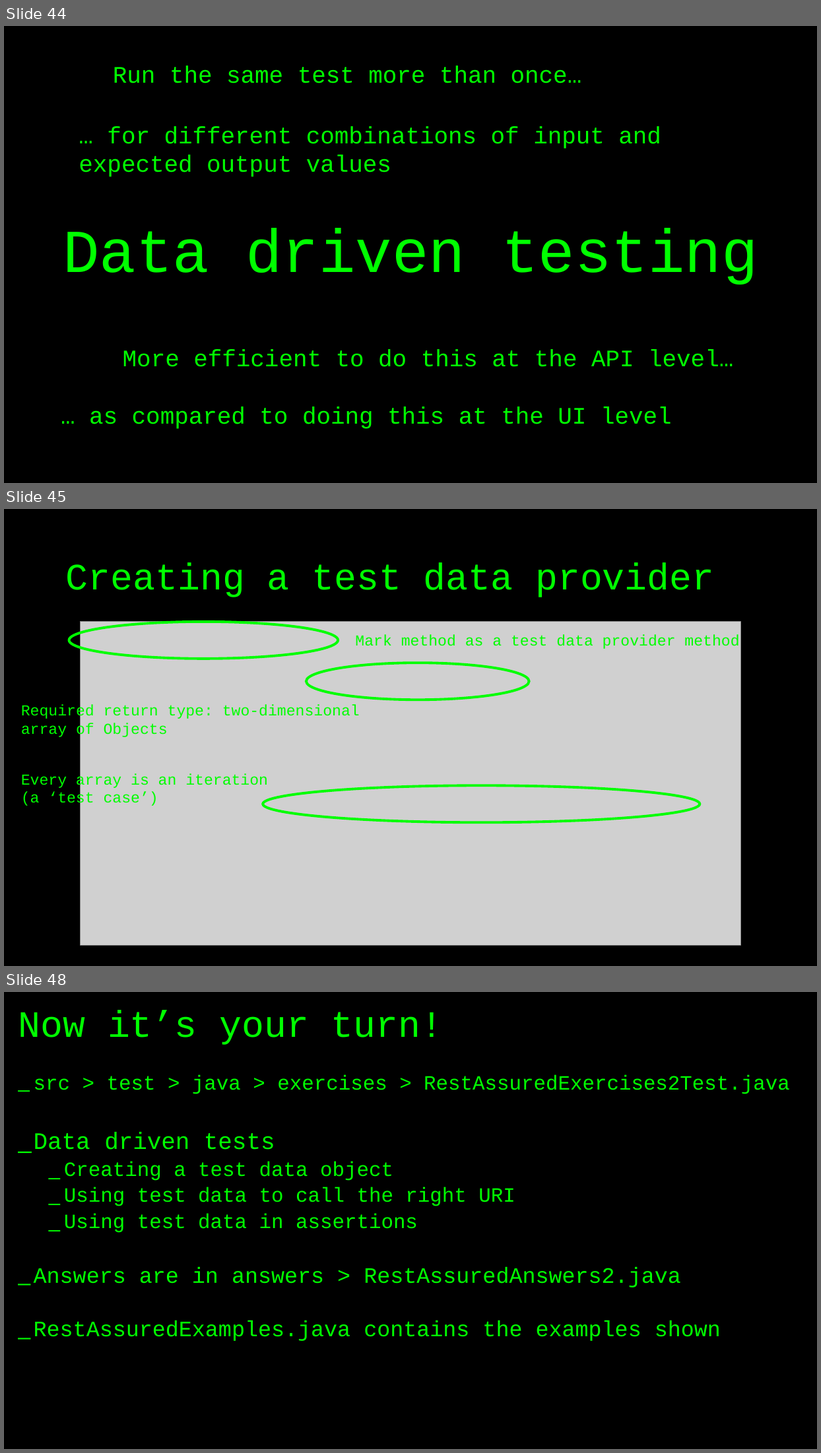
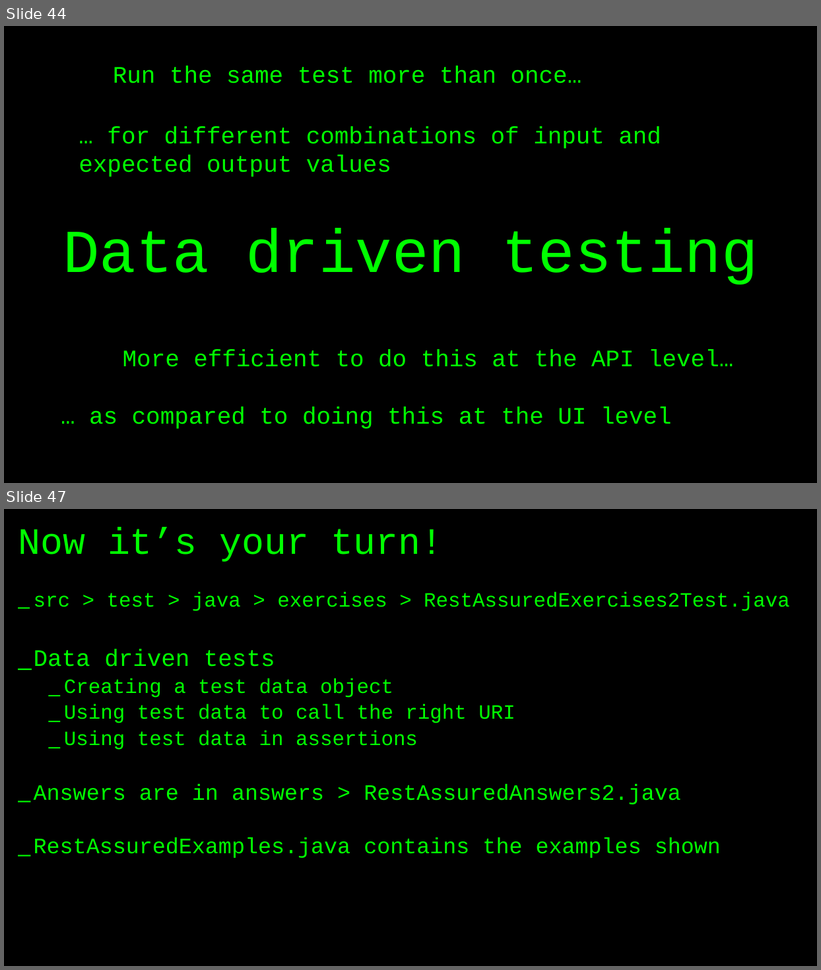
Before and after one commit to basdijkstra/rest-assured-workshop, a slide deck: RestAssuredWorkshop.pptx. Shown one above the other, each under a label of ours: slides 44, 45 and 48 before the commit, slides 44 and 47 after it; the slides between them are not shown. The pictures are 821x1453 and 821x970 pixels, drawn with LibreOffice and Linux fonts; fonts in the diff are those of the drawing; grey boxes stand for pictures. Boxes give left, top, right and bottom in pixels: in the first picture for what was removed or moved away, otherwise in the second. Text is boxed around its words. In the diff, an @@ line names an element or a change of style, - is before the commit and + after.

Commit message:
Update examples, exercises and answers to use more straightforwrd data driven testing

```diff
--- a/RestAssuredWorkshop.pptx
+++ b/RestAssuredWorkshop.pptx
@@ slide 45 removed at box(4, 509, 817, 966), background #000000 @@
@@ title removed at box(66, 562, 714, 597) @@
-Creating a test data provider
@@ ellipse removed at box(69, 622, 338, 659) @@
@@ picture removed at box(81, 622, 741, 946) @@
@@ text removed at box(355, 635, 739, 649) @@
-Mark method as a test data provider method
@@ ellipse removed at box(306, 663, 530, 700) @@
@@ text removed at box(21, 705, 360, 739) @@
-Required return type: two-dimensional array of Objects
@@ text removed at box(21, 774, 268, 808) @@
-Every array is an iteration (a ‘test case’)
@@ ellipse removed at box(263, 786, 700, 823) @@
@@ what was slide 48 is now slide 47 @@
```
Also in this commit, not shown: 2 slides changed, 5 other files.
